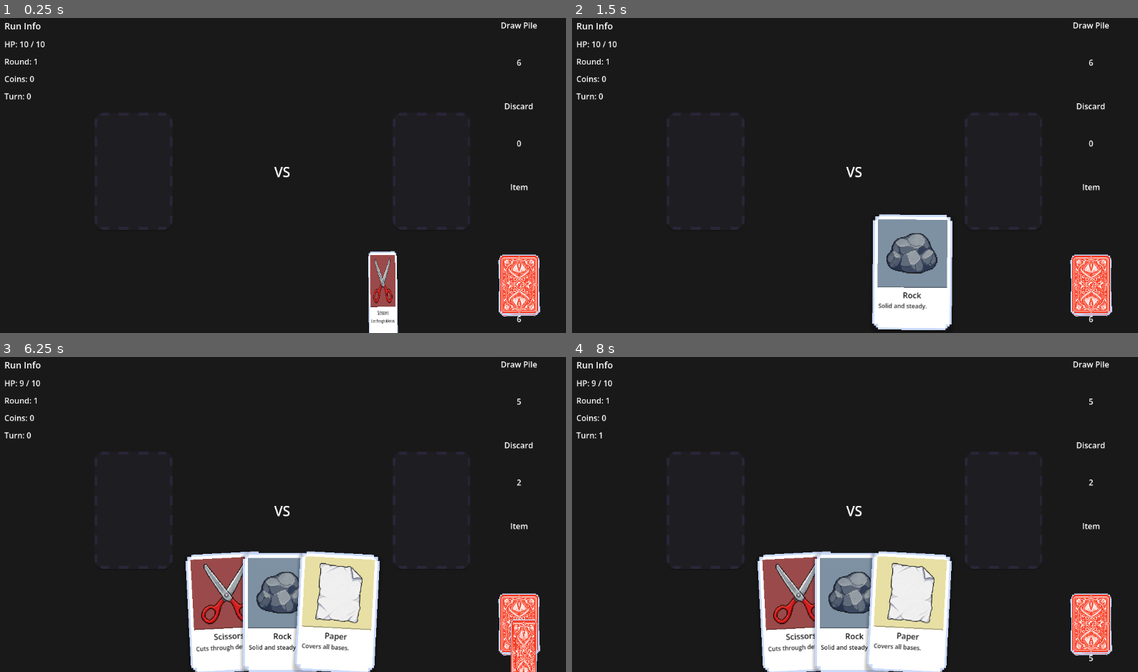
Above: before the commit, frames 1-4 (two rows, left to right).
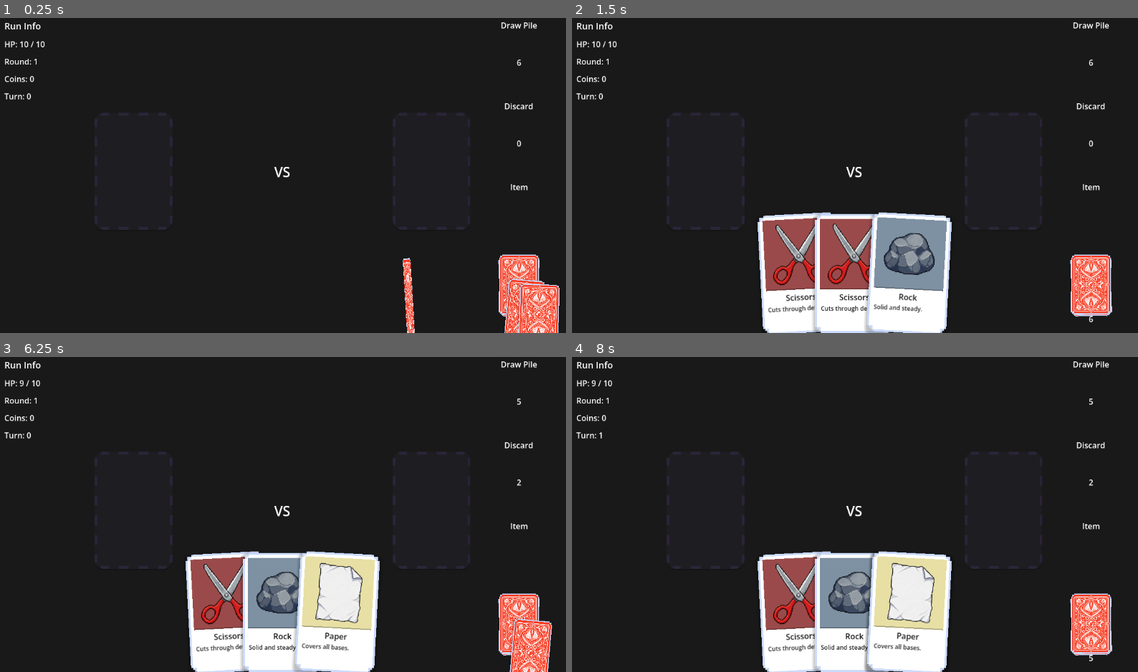
Above: after the commit, the same moments.

Repository: MaulRai/jankpot
Game: Godot game, scene res://scenes/main/Main.tscn
Two runs of this game, one before a commit and one after it. Both use one fixed random seed, a clock stepped at 60 frames per second and the inputs below.
Inputs (mouse positions are in pixels of both pictures, inside the frame that each line leads up to):
- Up to frame 1 (0.25 s): no input
- Up to frame 2 (1.5 s): drag from (804, 273) to (911, 103) at 0.52 s; drag from (741, 188) to (826, 235) at 1.27 s
- Up to frame 3 (6.25 s): move the mouse to (226, 612) at 2.02 s; click (226, 612) at 2.17 s; tap Enter at 2.75 s; drag from (283, 612) to (113, 464) at 2.77 s; drag from (339, 612) to (311, 511) at 3.52 s; drag from (135, 511) to (198, 429) at 4.27 s; move the mouse to (430, 511) at 5.02 s; click (430, 511) at 5.17 s; drag from (198, 429) to (169, 527) at 5.77 s
- Up to frame 4 (8 s): drag from (798, 612) to (911, 442) at 6.52 s; tap Space at 7.25 s; drag from (855, 612) to (826, 574) at 7.27 s

The runs differ from the first frame. In frame 1, 3.1% of the frame differs, in the area x 65-99%, y 73-100%; in frame 2, 9.1%, in the area x 32-68%, y 61-100%; in frame 3, 1.0%; in frame 4, 0.1%.

Commit message:
feat: dynamic hand

Diff:
--- a/scripts/game/GameController.gd
+++ b/scripts/game/GameController.gd
@@ -164,48 +164,86 @@
 	var previous_hand_size := deck_manager.hand.size()
 	deck_manager.draw_until_full(hand_view.hand_size)
 	var final_hand_size := deck_manager.hand.size()
+	hand_view.prepare_layout(final_hand_size)
+
+	var last_finished: Signal
+
+	# Existing cards smoothly make room for the incoming cards.
+	for card in hand_view.card_views:
+		card.set_interaction_enabled(false)
+		var rearrange := create_tween()
+		rearrange.set_parallel(true)
+		rearrange.tween_property(card, "position", card.base_position, 0.38) \
+			.set_trans(Tween.TRANS_CUBIC).set_ease(Tween.EASE_IN_OUT)
+		rearrange.tween_property(card, "rotation_degrees", card.base_rotation_degrees, 0.38) \
+			.set_trans(Tween.TRANS_SINE).set_ease(Tween.EASE_IN_OUT)
+		last_finished = rearrange.finished
 
 	for index in range(previous_hand_size, final_hand_size):
-		await _animate_card_draw_to_hand(deck_manager.hand[index], index, final_hand_size)
-
-	hand_view.set_cards(deck_manager.hand)
+		var stagger := float(index - previous_hand_size) * 0.12
+		last_finished = _animate_card_draw_to_hand(
+			deck_manager.hand[index],
+			index,
+			final_hand_size,
+			stagger
+		)
+
+	if last_finished:
+		await last_finished
+
+	for card in hand_view.card_views:
+		card.reset_transform()
+		card.z_index = card.base_z_index
+		card.set_interaction_enabled(true)
 	_update_pile_visuals()
 
-func _animate_card_draw_to_hand(card_data: CardDef, hand_index: int, hand_count: int) -> void:
+func _animate_card_draw_to_hand(
+	card_data: CardDef,
+	hand_index: int,
+	hand_count: int,
+	delay: float = 0.0
+) -> Signal:
 	if not hand_view.card_scene:
-		return
-
-	var travel_card: CardView = hand_view.card_scene.instantiate()
-	get_parent().add_child(travel_card)
-	travel_card.set_interaction_enabled(false)
-	travel_card.set_face_down(true)
-	travel_card.pivot_offset = travel_card.size * 0.5
-	travel_card.global_position = pile_card_top.global_position
-	travel_card.scale = Vector2(0.5, 0.5)
-	travel_card.z_index = 1800
+		return get_tree().process_frame
+
+	var drawn_card := hand_view.add_card_for_draw(card_data, hand_index, hand_count)
+	if not drawn_card:
+		return get_tree().process_frame
+	drawn_card.set_interaction_enabled(false)
+	drawn_card.set_face_down(true)
+	drawn_card.global_position = pile_card_top.global_position
+	drawn_card.scale = Vector2(0.5, 0.5)
+	drawn_card.rotation_degrees = randf_range(-8.0, 8.0)
+	drawn_card.z_index = 1800 + hand_index
 
 	var target_position := hand_view.get_card_target_global_position(hand_index, hand_count)
 	var movement := create_tween()
-	movement.set_parallel(true)
-	movement.tween_property(travel_card, "global_position", target_position, 0.52) \
+	if delay > 0.0:
+		movement.tween_interval(delay)
+	movement.tween_property(drawn_card, "global_position", target_position, 0.56) \
 		.set_trans(Tween.TRANS_CUBIC).set_ease(Tween.EASE_IN_OUT)
-	movement.tween_property(travel_card, "scale:y", 1.0, 0.52) \
+	movement.parallel().tween_property(drawn_card, "scale:y", 1.0, 0.56) \
 		.set_trans(Tween.TRANS_SINE).set_ease(Tween.EASE_IN_OUT)
-	movement.tween_property(travel_card, "rotation_degrees", randf_range(-3.0, 3.0), 0.52) \
+	movement.parallel().tween_property(
+		drawn_card,
+		"rotation_degrees",
+		drawn_card.base_rotation_degrees,
+		0.56
+	) \
 		.set_trans(Tween.TRANS_SINE).set_ease(Tween.EASE_IN_OUT)
 
 	var flip := create_tween()
-	flip.tween_property(travel_card, "scale:x", 0.06, 0.2) \
+	if delay + 0.08 > 0.0:
+		flip.tween_interval(delay + 0.08)
+	flip.tween_property(drawn_card, "scale:x", 0.06, 0.18) \
 		.set_trans(Tween.TRANS_SINE).set_ease(Tween.EASE_IN)
 	flip.tween_callback(func() -> void:
-		travel_card.set_card_data(card_data)
-		travel_card.set_face_down(false)
+		drawn_card.set_face_down(false)
 	)
-	flip.tween_property(travel_card, "scale:x", 1.0, 0.24) \
+	flip.tween_property(drawn_card, "scale:x", 1.0, 0.24) \
 		.set_trans(Tween.TRANS_SINE).set_ease(Tween.EASE_OUT)
 
-	await movement.finished
-	travel_card.queue_free()
+	return movement.finished
 
 func _animate_pile_rebuild() -> void:
 	_set_pile_cards_visible(false)
--- a/scripts/ui/HandView.gd
+++ b/scripts/ui/HandView.gd
@@ -21,9 +21,9 @@
 		_add_card(card_data)
 	_layout_cards()
 
-func _add_card(card_data: CardDef) -> void:
+func _add_card(card_data: CardDef) -> CardView:
 	if not card_scene:
-		return
+		return null
 	var card_view: CardView = card_scene.instantiate()
 	card_view.set_card_data(card_data)
 	card_view.card_drag_started.connect(_on_card_drag_started)
@@ -32,6 +32,7 @@
 	card_view.card_unhovered.connect(_on_card_unhovered)
 	add_child(card_view)
 	card_views.append(card_view)
+	return card_view
 
 func _clear_hand() -> void:
 	for card in card_views:
@@ -42,16 +43,30 @@
 	for i in range(card_views.size()):
 		_apply_card_layout(card_views[i], i, card_views.size())
 
+func prepare_layout(card_count: int) -> void:
+	for i in range(card_views.size()):
+		_set_card_base_layout(card_views[i], i, card_count)
+
+func add_card_for_draw(card_data: CardDef, index: int, card_count: int) -> CardView:
+	var card := _add_card(card_data)
+	if card:
+		_set_card_base_layout(card, index, card_count)
+	return card
+
 func get_card_target_global_position(index: int, card_count: int) -> Vector2:
 	return get_global_transform() * _get_card_base_position(index, card_count)
 
 func _get_card_base_position(index: int, card_count: int) -> Vector2:
 	var card_width: float = 160.0
-	var overlap: float = 50.0
-	var spacing: float = card_width - overlap
+	var preferred_spacing: float = 110.0
+	var available_width: float = maxf(size.x - 80.0, card_width)
+	var spacing: float = preferred_spacing
+	if card_count > 1:
+		spacing = minf(preferred_spacing, (available_width - card_width) / (card_count - 1))
+		spacing = maxf(spacing, 42.0)
 	var total_width: float
 	if card_count > 1:
-		total_width = card_count * card_width - (card_count - 1) * overlap
+		total_width = card_width + (card_count - 1) * spacing
 	else:
 		total_width = card_width
 	var start_x: float = (size.x - total_width) / 2.0
@@ -61,16 +76,19 @@
 	return Vector2(start_x + index * spacing, bottom_y)
 
 func _apply_card_layout(card: CardView, index: int, card_count: int) -> void:
+	_set_card_base_layout(card, index, card_count)
+	card.position = card.base_position
+	card.rotation_degrees = card.base_rotation_degrees
+	card.z_index = card.base_z_index
+
+func _set_card_base_layout(card: CardView, index: int, card_count: int) -> void:
 	var center_index: float = (card_count - 1) / 2.0
 	var offset := index - center_index
 	card.base_position = _get_card_base_position(index, card_count)
 	card.base_rotation_degrees = offset * 3.0
 	# Cards further to the right are drawn above cards to their left.
 	card.base_z_index = index
-	card.position = card.base_position
-	card.rotation_degrees = card.base_rotation_degrees
 	card.pivot_offset = Vector2(80.0, card.size.y / 2.0)
-	card.z_index = card.base_z_index
 
 func remove_card_view(card_view: CardView) -> void:
 	card_views.erase(card_view)
